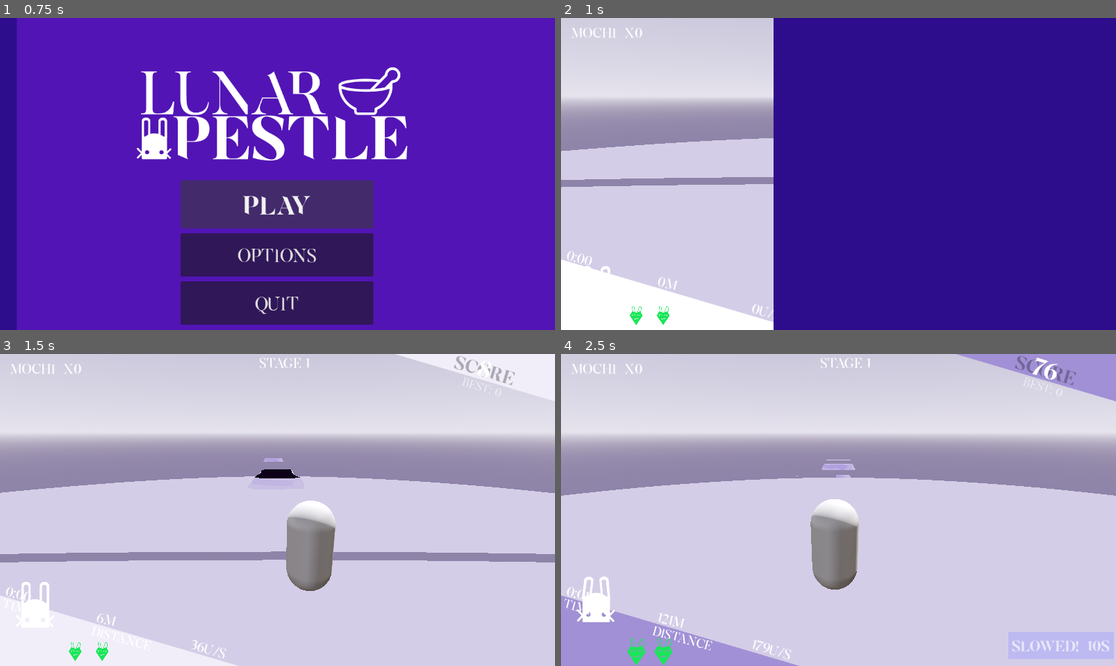
Above: before the commit, frames 1-4 (two rows, left to right).
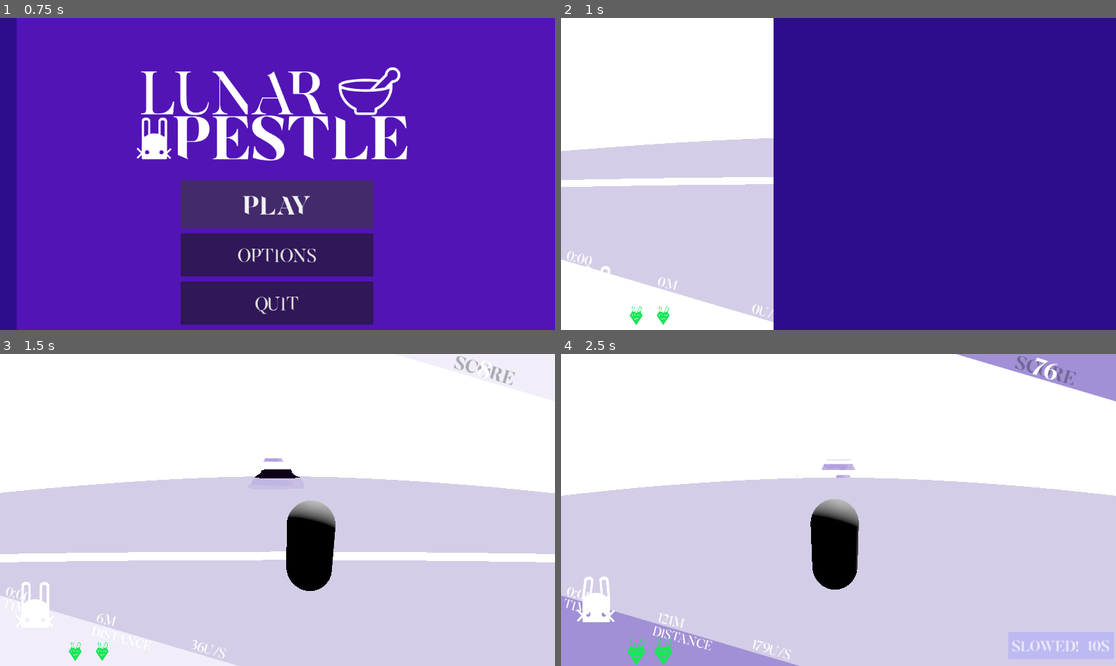
Above: after the commit, the same moments.

Repository: Digiphoenix22/lunar-pestle
Game: Godot game, scene res://main_menu.tscn
The game is run twice, just before and just after one commit, with the same random seed, the same clock (stepped at 60 frames per second) and the same inputs. Sound files missing from this copy of the repository are replaced by a short silence.
Inputs (mouse positions are in pixels of both pictures, inside the frame that each line leads up to):
- Up to frame 1 (0.75 s): click "Play" at 0.5 s
- Up to frame 2 (1 s): no input
- Up to frame 3 (1.5 s): tap Enter (ui_accept) at 1.25 s; move the mouse to (399, 494) at 1.27 s; hold Right (ui_right) from 1.28 s (still down); tap B at 1.35 s
- Up to frame 4 (2.5 s): tap Enter (ui_accept) at 1.52, 2.27 s; move the mouse to (727, 525) at 2.02 s; release Right (ui_right) at 2.03 s; hold Left (ui_left) from 2.03 s (still down); tap G at 2.1 s

Frame 1 is identical in both runs. In frame 2, 16% of the frame differs, in the area x 0-39%, y 0-55%; in frame 3, 43%, in the area x 0-100%, y 0-76%; in frame 4, 41%.

Commit message:
Add star sky shader, sky rotation on stage up, and revert material globe multipliers
Co-Authored-By: Claude Sonnet 4.6 <noreply@anthropic.com>

Diff:
--- /dev/null
+++ b/Shaders/StarSky.gdshader
@@ -0,0 +1,80 @@
+shader_type sky;
+render_mode use_debanding;
+
+uniform vec4  top_color     : source_color = vec4(0.01, 0.005, 0.05, 1.0);
+uniform vec4  mid_color     : source_color = vec4(0.06, 0.03,  0.18, 1.0);
+uniform vec4  horizon_color : source_color = vec4(0.18, 0.08,  0.40, 1.0);
+uniform vec4  ground_color  : source_color = vec4(0.04, 0.02,  0.10, 1.0);
+uniform float horizon_spread     : hint_range(0.0,  1.0)  = 0.25;
+uniform float star_density       : hint_range(0.50, 1.0)  = 0.80;
+uniform float star_size          : hint_range(0.01, 0.5)  = 0.067;
+uniform float twinkle_speed      : hint_range(0.0,  10.0) = 4.78;
+uniform float twinkle_amount     : hint_range(0.0,  1.0)  = 0.52;
+uniform float horizon_star_fade  : hint_range(-0.2, 0.5)  = 0.38;
+uniform float sky_rotation       : hint_range(-3.14159, 3.14159) = 0.0;
+
+float hash3(vec3 p) {
+	p = fract(p * vec3(127.1, 311.7, 74.7));
+	p += dot(p, p.yzx + 19.19);
+	return fract((p.x + p.y) * p.z);
+}
+
+vec3 rotate_y(vec3 v, float a) {
+	float c = cos(a); float s = sin(a);
+	return vec3(v.x * c + v.z * s, v.y, -v.x * s + v.z * c);
+}
+
+float star_field(vec3 dir, float scale) {
+	vec3 s     = dir * scale;
+	vec3 cell  = floor(s);
+	vec3 local = fract(s);
+	float result = 0.0;
+	for (int x = 0; x <= 1; x++) {
+		for (int y = 0; y <= 1; y++) {
+			for (int z = 0; z <= 1; z++) {
+				vec3 c = cell + vec3(float(x), float(y), float(z));
+				vec3 star_pos = vec3(
+					hash3(c),
+					hash3(c + vec3(1.3, 0.0, 0.0)),
+					hash3(c + vec3(0.0, 2.7, 0.0))
+				);
+				vec3  to_star = local - vec3(float(x), float(y), float(z)) - star_pos;
+				float dist    = length(to_star);
+				float bright  = hash3(c + vec3(5.1, 3.3, 7.7));
+				if (bright > star_density) {
+					float twinkle = 1.0 + twinkle_amount * sin(TIME * twinkle_speed + bright * 6.28318);
+					result += (1.0 - smoothstep(0.0, star_size, dist)) * twinkle
+					        * mix(0.5, 1.0, hash3(c + vec3(2.2, 8.4, 1.1)));
+				}
+			}
+		}
+	}
+	return result;
+}
+
+void sky() {
+	float elev = EYEDIR.y;
+
+	// Three-band gradient
+	vec3 col;
+	if (elev >= 0.0) {
+		float t_low  = smoothstep(0.0, horizon_spread, elev);
+		float t_high = smoothstep(horizon_spread, 1.0,  elev);
+		col = mix(horizon_color.rgb, mid_color.rgb, t_low);
+		col = mix(col, top_color.rgb, t_high);
+	} else {
+		col = mix(ground_color.rgb, horizon_color.rgb, smoothstep(-0.35, 0.0, elev));
+	}
+
+	float star_fade = smoothstep(-horizon_star_fade, horizon_star_fade + 0.1, elev);
+	if (star_fade > 0.0) {
+		vec3 rd = rotate_y(EYEDIR, sky_rotation);
+		float stars  = star_field(rd, 20.0);
+		      stars += star_field(rd * 1.61 + vec3(0.4,  0.7, 0.2), 15.0) * 1.2;
+		      stars += star_field(rd * 2.30 + vec3(0.9,  0.3, 0.6), 25.0) * 0.8;
+		      stars += star_field(rd * 3.10 + vec3(0.2,  1.1, 0.4), 10.0) * 1.5;
+		col += stars * star_fade * vec3(0.9, 0.87, 1.0);
+	}
+
+	COLOR = col;
+}
--- a/lumi.gd
+++ b/lumi.gd
@@ -287,11 +287,24 @@
 		current_stage = new_stage
 		_on_stage_up()
 
+func _get_sky_mat() -> ShaderMaterial:
+	var env = get_node("../WorldEnvironment").environment
+	if env and env.sky:
+		return env.sky.sky_material as ShaderMaterial
+	return null
+
 func _on_stage_up() -> void:
 	ground_scroller.set_stage(current_stage)
 	if boost_timer <= 0:
 		ground_scroller.target_speed = _base_speed()
 	_do_flash(Color(0.863, 0.714, 0.937, 0.45), 0.4)
+	var sky_mat = _get_sky_mat()
+	if sky_mat:
+		var from = float(sky_mat.get_shader_parameter("sky_rotation"))
+		var to   = from + 0.35
+		create_tween().tween_method(
+			func(v: float): sky_mat.set_shader_parameter("sky_rotation", v),
+			from, to, 4.0).set_ease(Tween.EASE_IN_OUT).set_trans(Tween.TRANS_SINE)
 	var snd = AudioStreamPlayer.new()
 	snd.stream = load("res://sounds/sfx/sfx6.mp3")
 	snd.bus = "SFX"
--- a/main.tscn
+++ b/main.tscn
@@ -11,16 +11,26 @@
 [ext_resource type="Texture2D" uid="uid://bnpnd1efxjklp" path="res://images/cornerHUD.png" id="9_efxa6"]
 [ext_resource type="Texture2D" uid="uid://dxtjvgn2w0veu" path="res://images/buni.png" id="10_dg77c"]
 [ext_resource type="Script" uid="uid://dxqcjsh1mh6a1" path="res://block_dropper.gd" id="11_blkdp"]
-[ext_resource type="Script" path="res://mochi_spawner.gd" id="12_mochi"]
-[ext_resource type="Script" uid="uid://bsaa60gnddse" path="res://globe_manager.gd" id="13_ycdy4"]
-
-[sub_resource type="ProceduralSkyMaterial" id="ProceduralSkyMaterial_m3tyl"]
-sky_top_color = Color(0.44839734, 0.44303516, 0.48449987, 1)
-sky_horizon_color = Color(0.6788479, 0.66975737, 0.6711235, 1)
-ground_horizon_color = Color(0.6788479, 0.66975737, 0.6711235, 1)
+[ext_resource type="Script" uid="uid://ccpwtyja71f3v" path="res://mochi_spawner.gd" id="12_mochi"]
+[ext_resource type="Script" path="res://globe_manager.gd" id="13_ycdy4"]
+[ext_resource type="Shader" uid="uid://cx4mr7tqpa2yn" path="res://Shaders/StarSky.gdshader" id="14_stars"]
+
+[sub_resource type="ShaderMaterial" id="ShaderMaterial_stars"]
+shader = ExtResource("14_stars")
+shader_parameter/top_color = Color(0.0060246703, 0.0024086512, 0.027202029, 1)
+shader_parameter/mid_color = Color(0.12, 0.06, 0.28, 1)
+shader_parameter/horizon_color = Color(0.18388796, 0.09837022, 0.40236765, 1)
+shader_parameter/ground_color = Color(0.06, 0.03, 0.15, 1)
+shader_parameter/horizon_spread = 0.1470000069825
+shader_parameter/star_density = 0.5350000016625001
+shader_parameter/star_size = 0.07000000262648
+shader_parameter/twinkle_speed = 4.5490002160775
+shader_parameter/twinkle_amount = 0.2470000117325
+shader_parameter/horizon_star_fade = 0.5
+shader_parameter/sky_rotation = 0.0
 
 [sub_resource type="Sky" id="Sky_fo4su"]
-sky_material = SubResource("ProceduralSkyMaterial_m3tyl")
+sky_material = SubResource("ShaderMaterial_stars")
 
 [sub_resource type="Environment" id="Environment_0pku2"]
 background_mode = 2
@@ -29,7 +39,6 @@
 sky_custom_fov = 59.5
 tonemap_mode = 2
 glow_enabled = true
-fog_enabled = true
 fog_light_color = Color(0.6716999, 0.6373163, 0.872377, 1)
 fog_density = 0.0
 fog_sky_affect = 0.3
--- a/spawn_blocks.tscn
+++ b/spawn_blocks.tscn
@@ -11,12 +11,3 @@
 
 [node name="CSGBakedCollisionShape3D" type="CollisionShape3D" parent="Block1/StaticBody3D" unique_id=1032415273]
 shape = SubResource("ConcavePolygonShape3D_e0nn6")
-
-[node name="Block2" type="CSGBox3D" parent="." unique_id=1645272212]
-transform = Transform3D(3.71, 0, 0, 0, 3.71, 0, 0, 0, 3.71, 0, 0, 0)
-visible = false
-
-[node name="StaticBody3D" type="StaticBody3D" parent="Block2" unique_id=1284042191]
-
-[node name="CSGBakedCollisionShape3D" type="CollisionShape3D" parent="Block2/StaticBody3D" unique_id=1616379906]
-shape = SubResource("ConcavePolygonShape3D_e0nn6")
Not shown, added: Shaders/StarSky.gdshader.uid
Not shown: 1 places in main.tscn that only renumber resources
